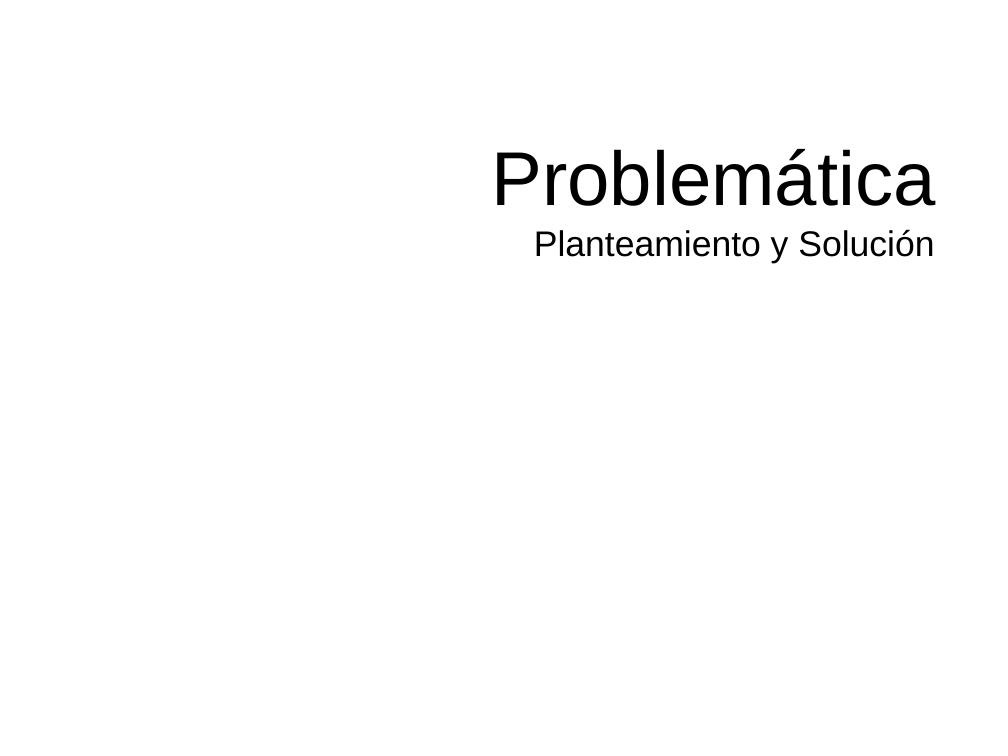
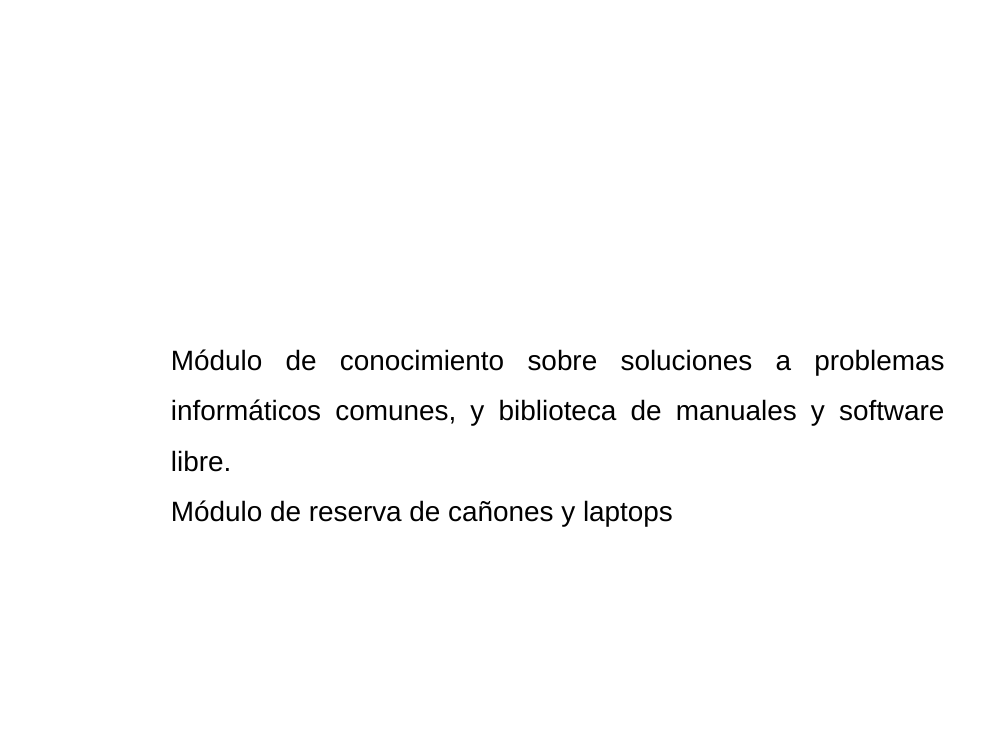
Before and after one commit to ramayac/jhard, a slide deck: slide 11 of presentaciones/primera defensa/jhard-defensa1.odp (slide 5 before the commit). Drawn at 1008x756 pixels with LibreOffice and Linux fonts; fonts in the diff are those of the drawing; background and template pictures are left out. Boxes give left, top, right and bottom in pixels: in the first picture for what was removed or moved away, otherwise in the second. Text is boxed around its words. In the diff, an @@ line names an element or a change of style, - is before the commit and + after.

```diff
--- a/presentaciones/primera defensa/jhard-defensa1.odp
+++ b/presentaciones/primera defensa/jhard-defensa1.odp
@@ title "Problemática" at bbox=[357, 117, 937, 234]: text colour #000000 to #FFFFFF @@
@@ text "Planteamiento y Solución" at bbox=[470, 405, 484, 426]: text colour #000000 to #FFFFFF @@
@@ text added at bbox=[171, 349, 944, 526], 22 pt, text #000000 @@
+Módulo de conocimiento sobre soluciones a problemas informáticos comunes, y biblioteca de manuales y software libre.
+Módulo de reserva de cañones y laptops
```
Also in this commit, not shown: 8 other slides changed, 15 slides added, 4 slides removed, 16 other files.
